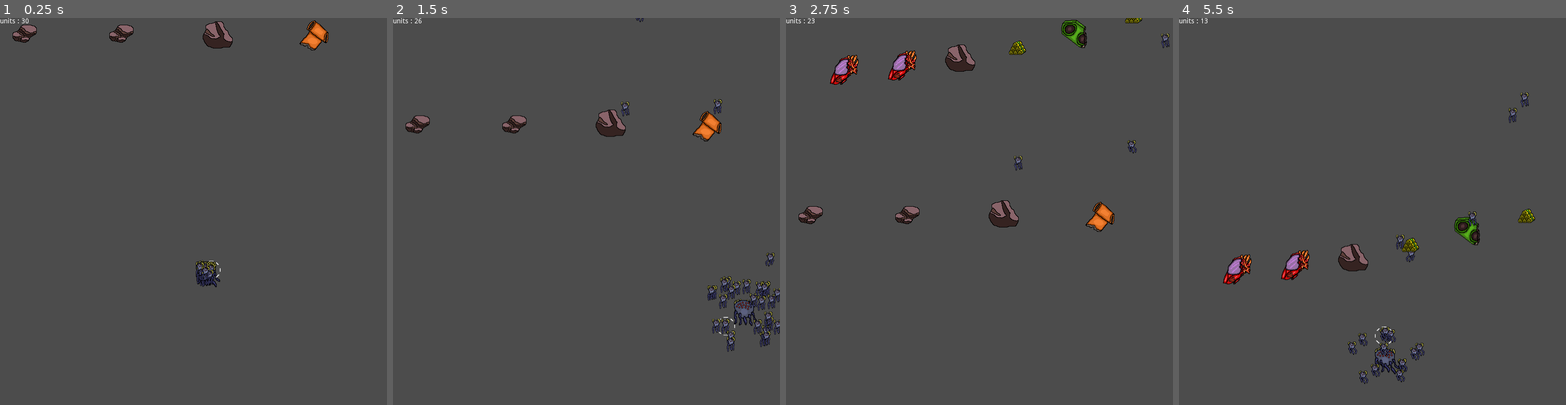
Above: before the commit, frames 1-4 (left to right).
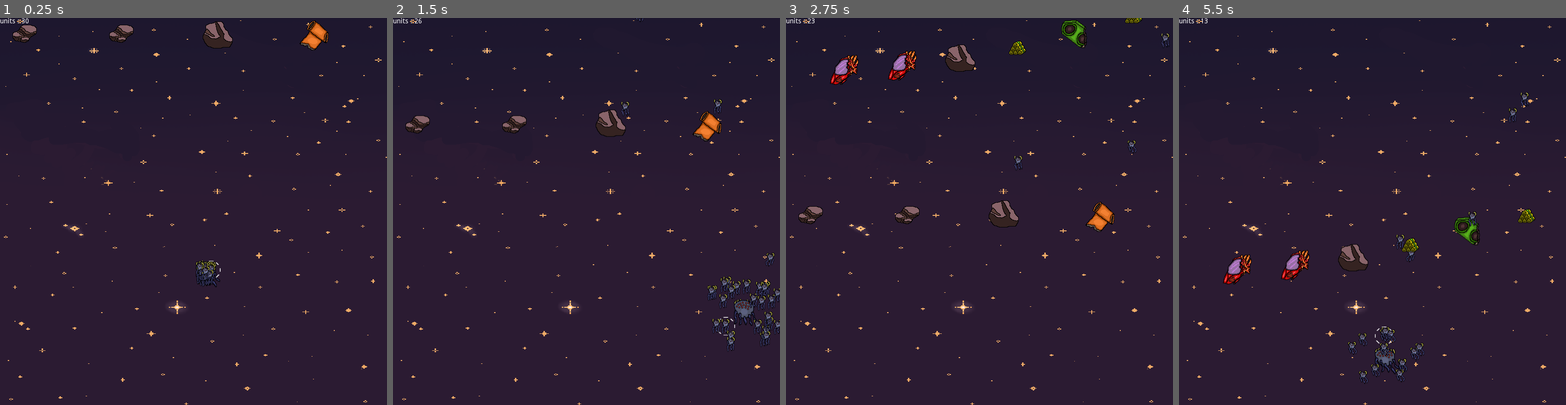
Above: after the commit, the same moments.

Repository: Onizik/game_old
Game: Godot game, scene res://main_scene.tscn
Same seed, same stepped clock (60 frames per second), same inputs: the game is played once before the commit and once after it.
Inputs:
- Up to frame 1 (0.25 s): no input
- Up to frame 2 (1.5 s): hold Right (ui_right) 0.53-1.28 s; tap Space (ui_select) at 0.6, 0.77, 1.07, 1.35 s; hold Down (ui_down) from 1.28 s (still down)
- Up to frame 3 (2.75 s): tap Space (ui_select) at 1.52, 1.82, 2.1 s; release Down (ui_down) at 2.03 s; hold Right (ui_right) from 2.03 s (still down)
- Up to frame 4 (5.5 s): release Right (ui_right) at 2.78 s; hold Up (ui_up) 2.78-3.53 s; tap Space (ui_select) at 2.85, 3.02, 3.32, 3.6, 3.77, 4.07, 4.35, 4.52, 4.82, 5.1 s; hold Left (ui_left) 3.53-5.03 s; hold Down (ui_down) from 5.03 s (still down)

The runs differ from the first frame. In frame 1, 98% of the frame differs, in the area x 0-100%, y 0-100%; in frame 2, 97%; in frame 3, 97%; in frame 4, 97%.

Commit message:
add sound and background

Diff:
--- a/main_scene.tscn
+++ b/main_scene.tscn
@@ -1,18 +1,28 @@
-[gd_scene load_steps=3 format=2]
+[gd_scene load_steps=7 format=2]
 
 [ext_resource path="res://main_scene.gd" type="Script" id=1]
-[ext_resource path="res://player.tscn" type="PackedScene" id=2]
+[ext_resource path="res://assets/other stuff/background.png" type="Texture" id=2]
+[ext_resource path="res://player.tscn" type="PackedScene" id=3]
+[ext_resource path="res://assets/other stuff/background_music (online-audio-converter.com).wav" type="AudioStream" id=4]
+[ext_resource path="res://assets/other stuff/fire.wav" type="AudioStream" id=5]
+[ext_resource path="res://assets/other stuff/damage.wav" type="AudioStream" id=6]
 
 [node name="root" type="Node2D" index="0"]
 
 script = ExtResource( 1 )
 
-[node name="player" parent="." index="0" instance=ExtResource( 2 )]
+[node name="background" type="Sprite" parent="." index="0"]
+
+position = Vector2( 400, 400 )
+texture = ExtResource( 2 )
+_sections_unfolded = [ "Transform" ]
+
+[node name="player" parent="." index="1" instance=ExtResource( 3 )]
 
 position = Vector2( 426.022, 531.336 )
 _sections_unfolded = [ "Material", "Pause" ]
 
-[node name="label" type="Label" parent="." index="1"]
+[node name="label" type="Label" parent="." index="2"]
 
 anchor_left = 0.0
 anchor_top = 0.0
@@ -30,6 +40,33 @@
 lines_skipped = 0
 max_lines_visible = -1
 
+[node name="music" type="AudioStreamPlayer" parent="." index="3"]
+
+stream = ExtResource( 4 )
+volume_db = -20.0
+pitch_scale = 1.0
+autoplay = true
+mix_target = 0
+bus = "Master"
+
+[node name="fire" type="AudioStreamPlayer" parent="." index="4"]
+
+stream = ExtResource( 5 )
+volume_db = 0.0
+pitch_scale = 1.0
+autoplay = false
+mix_target = 0
+bus = "Master"
+
+[node name="damage" type="AudioStreamPlayer" parent="." index="5"]
+
+stream = ExtResource( 6 )
+volume_db = -5.0
+pitch_scale = 1.0
+autoplay = false
+mix_target = 0
+bus = "Master"
+
 [connection signal="dead_unit" from="player" to="." method="_on_player_dead_unit"]
 
 [connection signal="push" from="player" to="." method="_on_player_push"]
--- a/player.gd
+++ b/player.gd
@@ -50,6 +50,7 @@
 		var current_unit = units.pop_front()
 		emit_signal("push", position + current_unit.position)
 		current_unit.queue_free()
+		$"../fire".play()
 
 func dead_unit_():
 	var current_unit = units.pop_front()
@@ -61,3 +62,4 @@
 	if body.get_name()[0] == "@":
 		if units.size() > 0:
 			dead_unit_()
+			$"../damage".play()
Not shown, added: assets/other stuff/background_music (online-audio-converter.com).wav.import
Not shown, added: assets/other stuff/background_music.wav.import
Not shown, added: assets/other stuff/defeat.png.import
Not shown, added: assets/other stuff/victory.png.import
Not shown, added: assets/other stuff/background_music (online-audio-converter.com).wav
